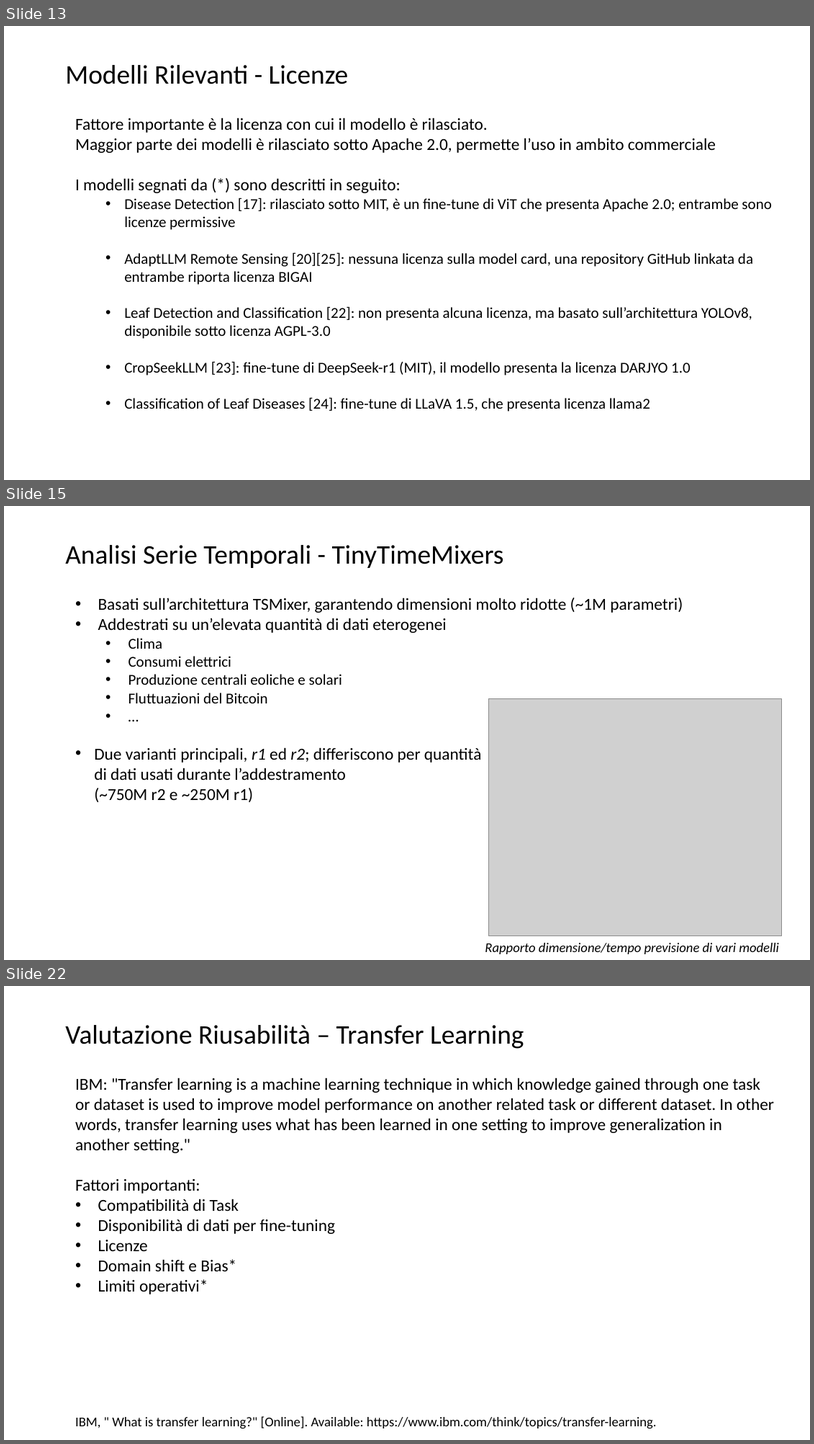
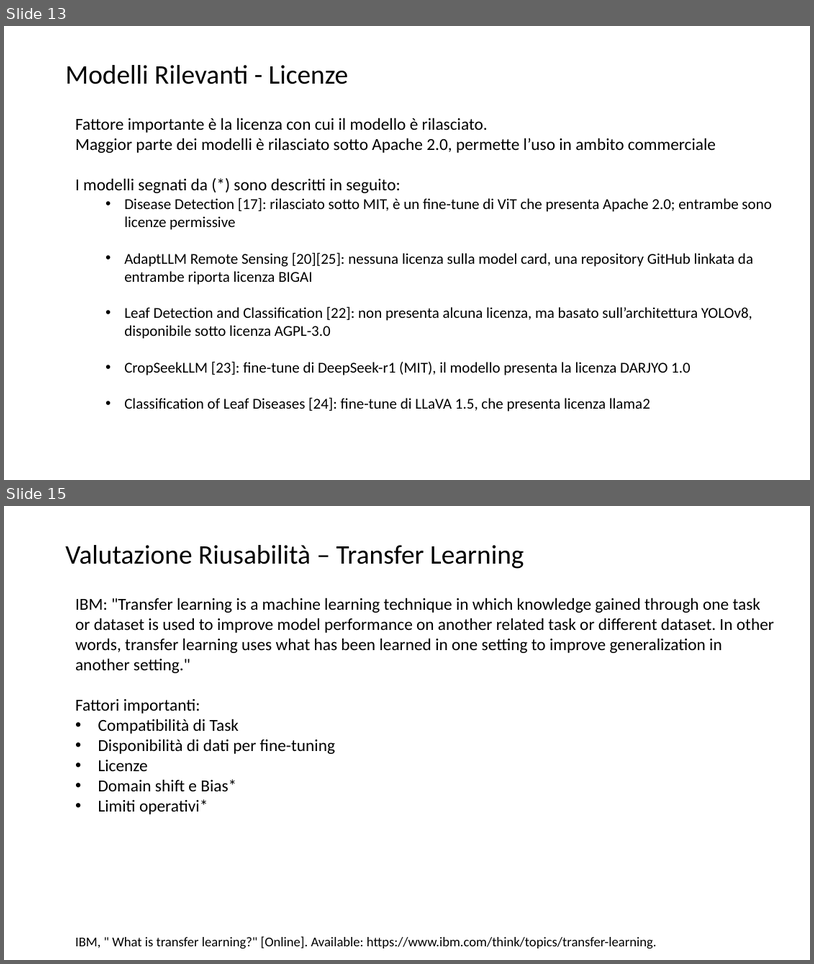
Before and after one commit to lPen88/tesi, a slide deck: presentazione.pptx. Shown one above the other, each under a label of ours: slides 13, 15 and 22 before the commit, slides 13 and 15 after it; the slides between them are not shown. The pictures are 814x1444 and 814x964 pixels, drawn with LibreOffice and Linux fonts; fonts in the diff are those of the drawing; grey boxes stand for pictures. Boxes give left, top, right and bottom in pixels: in the first picture for what was removed or moved away, otherwise in the second. Text is boxed around its words. In the diff, an @@ line names an element or a change of style, - is before the commit and + after.

```diff
--- a/presentazione.pptx
+++ b/presentazione.pptx
@@ slide 15 removed at (4, 506, 810, 960), background #FFFFFF @@
@@ title removed at (65, 545, 504, 568) @@
-Analisi Serie Temporali - TinyTimeMixers
@@ text removed at (94, 597, 683, 802) @@
-• Basati sull’architettura TSMixer, garantendo dimensioni molto ridotte (~1M parametri)
-• Addestrati su un’elevata quantità di dati eterogenei
-  • Clima
-  • Consumi elettrici
-  • Produzione centrali eoliche e solari
-  • Fluttuazioni del Bitcoin
-  • …
-• Due varianti principali, r1 ed r2; differiscono per quantità
-  di dati usati durante l’addestramento
-  (~750M r2 e ~250M r1)
@@ picture removed at (489, 698, 782, 936) @@
@@ text removed at (485, 942, 779, 954) @@
-Rapporto dimensione/tempo previsione di vari modelli
@@ what was slide 22 is now slide 15 @@
```
Also in this commit, not shown: 2 slides changed, 1 slide added, 7 other slides removed, 1 other file.
